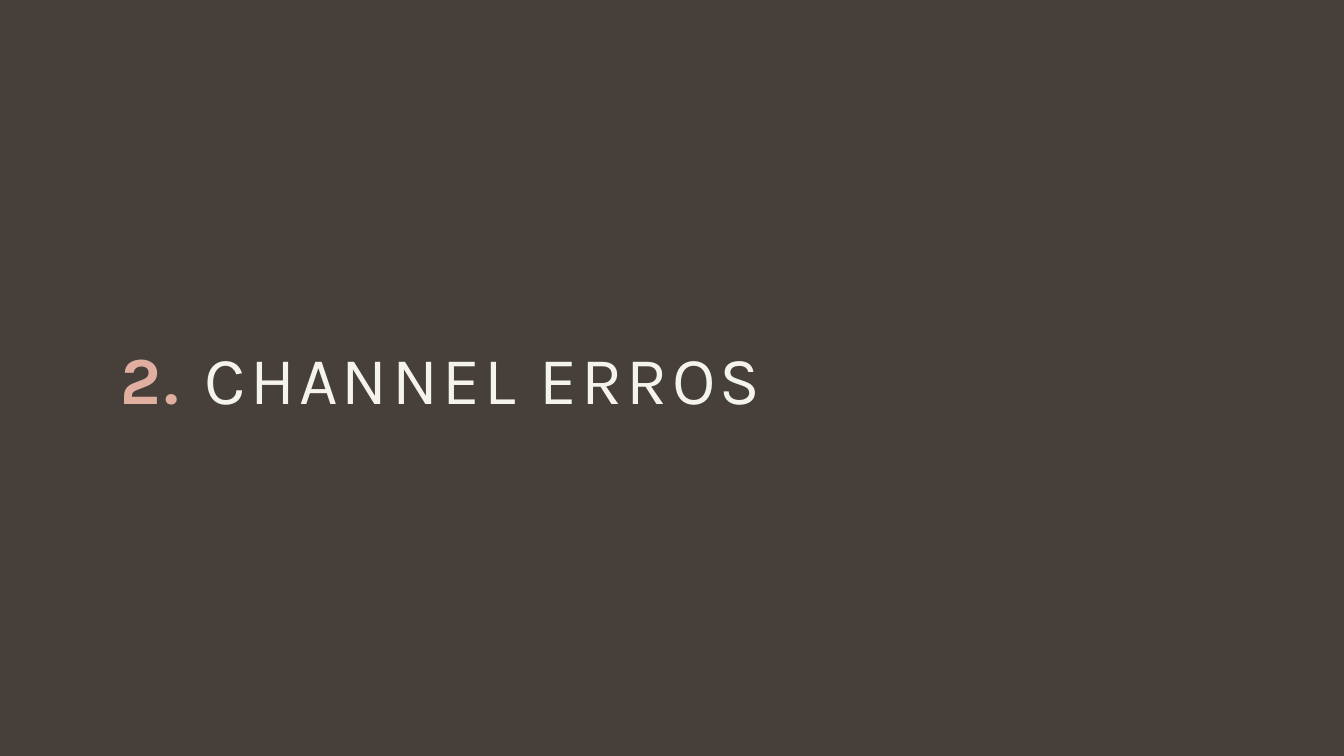
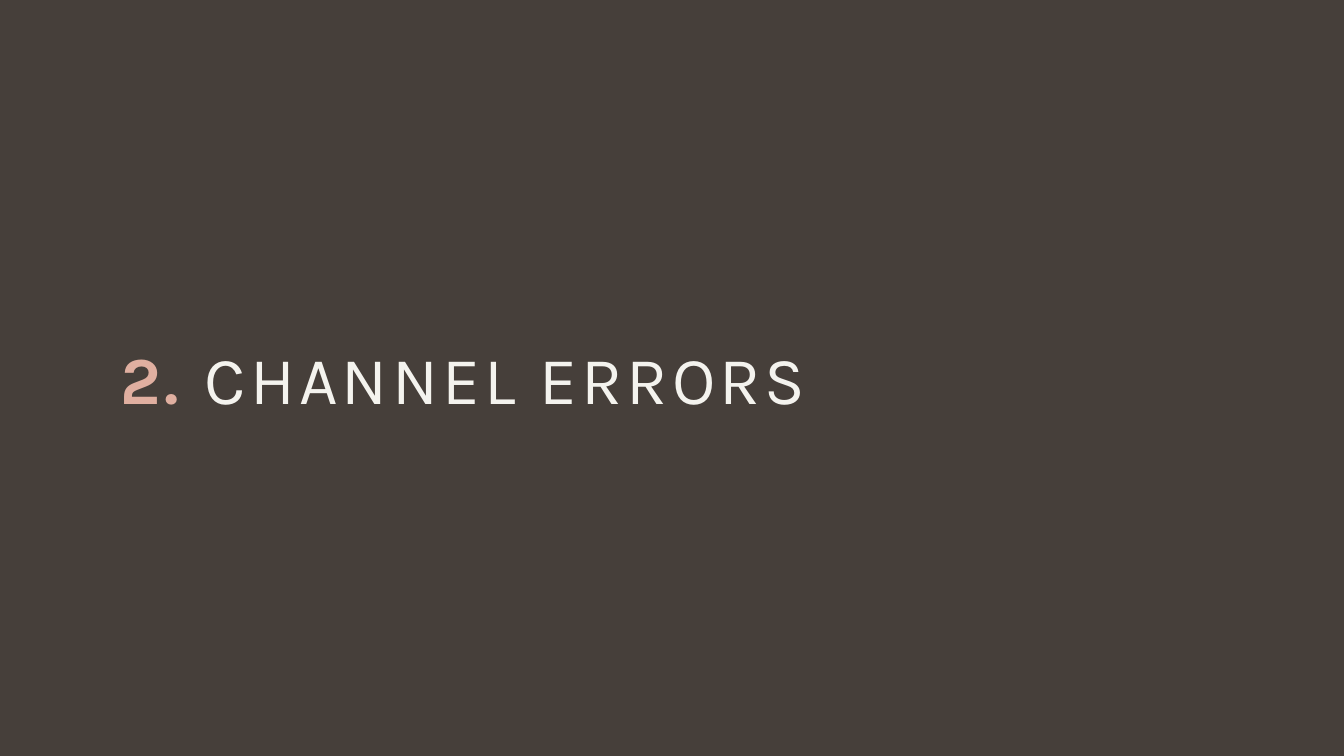
Before and after one commit to giovanniligato/E91-Protocol, a slide deck: slide 11 of Slides/E91 Protocol.pptx (slide 13 before the commit). Drawn at 1344x756 pixels with LibreOffice and Linux fonts; fonts in the diff are those of the drawing. Boxes give left, top, right and bottom in pixels: in the first picture for what was removed or moved away, otherwise in the second. Text is boxed around its words. In the diff, an @@ line names an element or a change of style, - is before the commit and + after.

```diff
--- a/Slides/E91 Protocol.pptx
+++ b/Slides/E91 Protocol.pptx
@@ text at [120, 359, 806, 405]: text changed @@
-2. CHANNEL ERROS
+2. CHANNEL ERRORS
```
Also in this commit, not shown: 4 other slides changed, 9 slides added, 22 slides removed.
